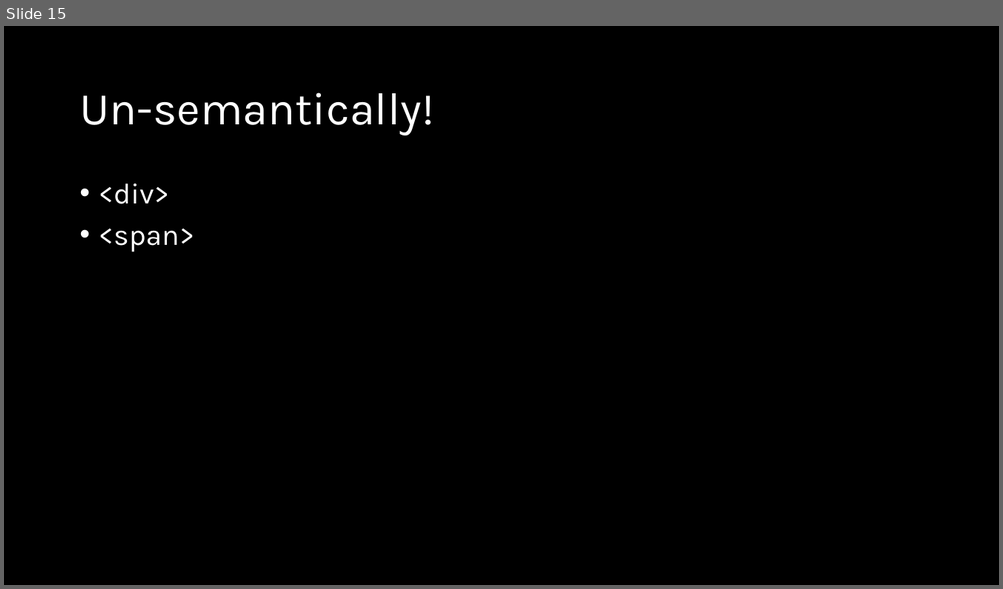
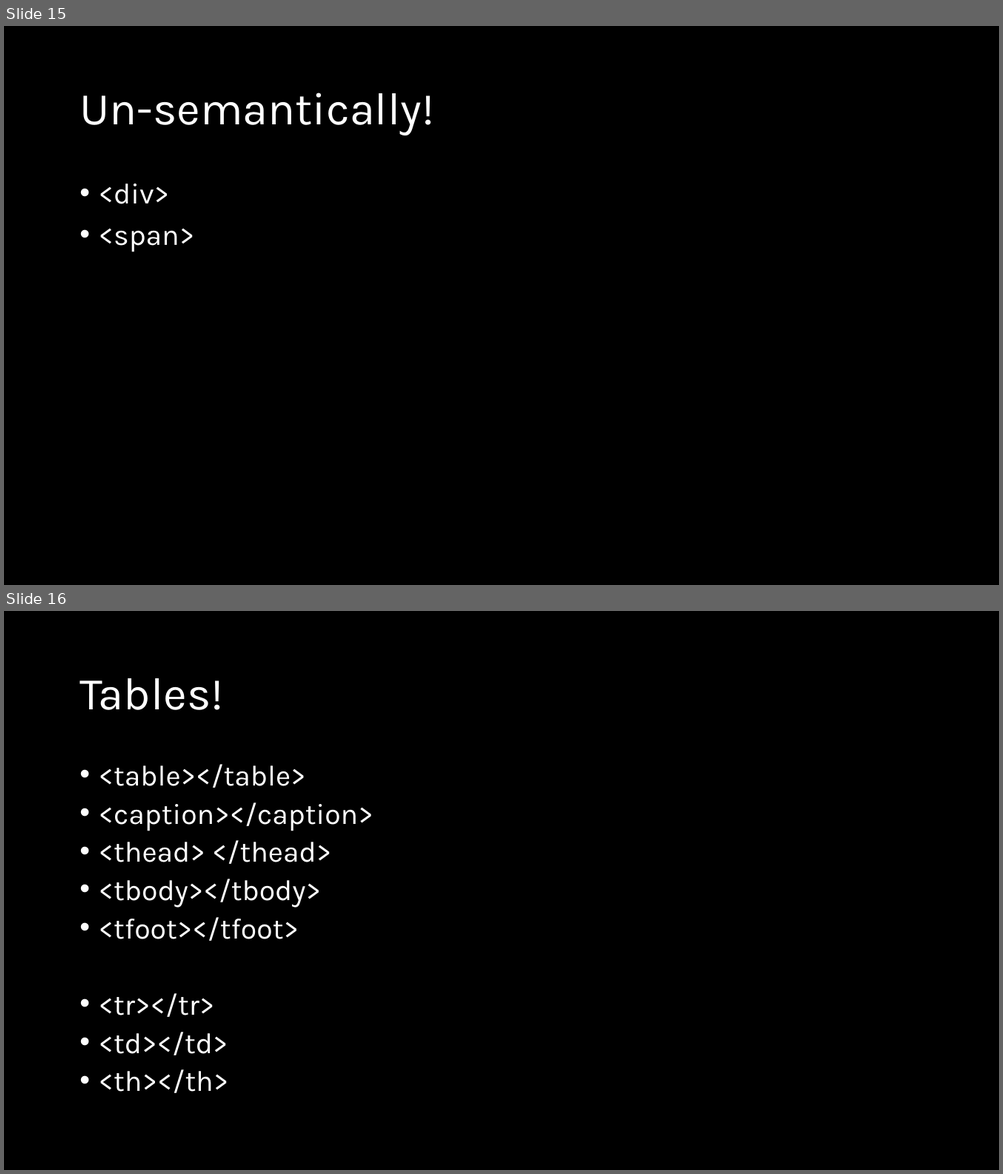
Before and after one commit to natiquekeyin/fall2024, a slide deck: FrontEnd/Week2/Week 2.pptx. Shown one above the other, each under a label of ours: slide 15 before the commit, slides 15 and 16 after it. The pictures are 1003x589 and 1003x1174 pixels, drawn with LibreOffice and Linux fonts; fonts in the diff are those of the drawing. Boxes give left, top, right and bottom in pixels: in the first picture for what was removed or moved away, otherwise in the second. Text is boxed around its words. In the diff, an @@ line names an element or a change of style, - is before the commit and + after.

```diff
--- a/FrontEnd/Week2/Week 2.pptx
+++ b/FrontEnd/Week2/Week 2.pptx
@@ slide 16 added at bbox=[4, 611, 999, 1170], background #000000 @@
@@ title added at bbox=[79, 678, 223, 710], 44 pt, text #FFFFFF @@
+Tables!
@@ text added at bbox=[99, 764, 373, 1093], 28 pt, text #FFFFFF @@
+• <table></table>
+• <caption></caption>
+• <thead> </thead>
+• <tbody></tbody>
+• <tfoot></tfoot>
+• <tr></tr>
+• <td></td>
+• <th></th>
```
Also in this commit, not shown: 7 slides changed, 6 other files.
